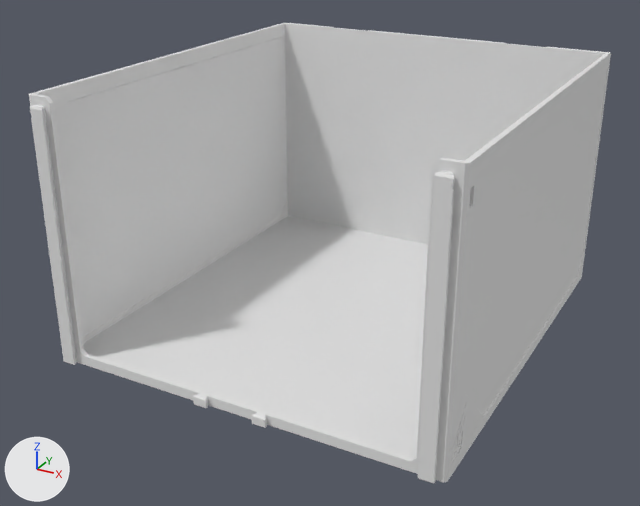
Renders of the glTF model parts/185/DecorDrawer_185-2W-2H.lib.glb from each side of a commit.
The view is the same before and after, from a 50 mm camera at (157.0, -307.0, 180.0) aimed at (-5.0, -13.0, 33.0). Arrows for +X, +Y and +Z are at lower left; the lights stay in place. The older version comes first. Where no turn or scale is listed for an object, it has been applied to the vertices. Vertices at exactly the same position are counted once.

The first picture shows 'DecorDrawer_185-2W-2H'.
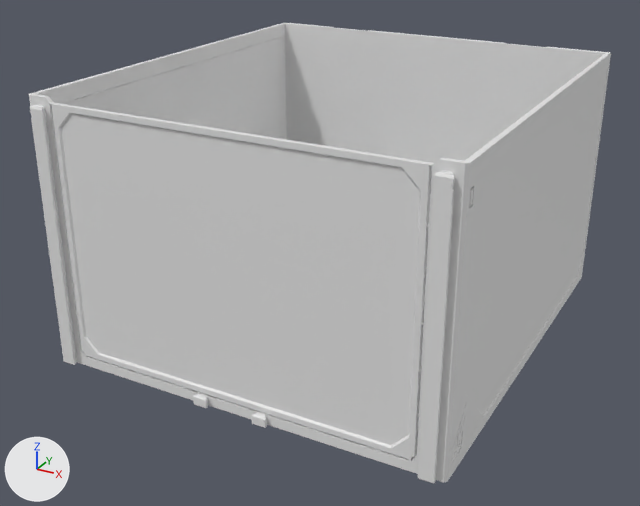
The change, as a diff of the scene's bpy script:
```diff
--- a/parts/185/DecorDrawer_185-2W-2H.lib.glb.py
+++ b/parts/185/DecorDrawer_185-2W-2H.lib.glb.py
@@ me_decordrawer_185_2w_2h @@
 # used by ob_decordrawer_185_2w_2h; location = (0.0, 0.0, 53.0)
-me_decordrawer_185_2w_2h.from_pydata(...)  # 669 vertices, 1334 faces; spans x -81.0..81.0, y -90.0..90.0, z -53.0..53.0
+me_decordrawer_185_2w_2h.from_pydata(...)  # 957 vertices, 1922 faces; spans x -81.0..81.0, y -90.0..90.0, z -53.0..53.0
+# me_decordrawer_185_2w_2h part 1: a new loose piece of 24 vertices spanning x 80.0..81.0, y -84.0..-81.0, z 40.0..44.0
+# me_decordrawer_185_2w_2h part 2: 16 vertices moved within x 81.0, y -80.0..-75.0, z -48.0..-44.0; 240 vertices added at x -71.0..81.0, y -87.0..-76.0, z -49.0..51.0
+# other edits to the shape of me_decordrawer_185_2w_2h do not show in these pictures
```

What differs and where, as boxes (x1, y1, x2, y2) in the pictures (640 x 506 px):
part 1 of me_decordrawer_185_2w_2h, added: after (469, 188, 474, 206)
part 2 of me_decordrawer_185_2w_2h, built on: before (456, 431, 463, 455); after (51, 104, 484, 473)
